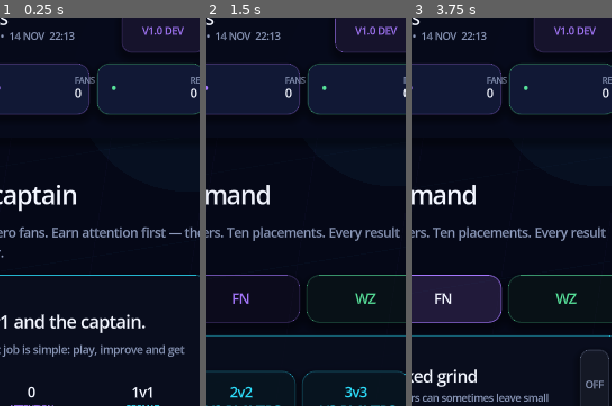
Above: before the commit, frames 1-3 (left to right).
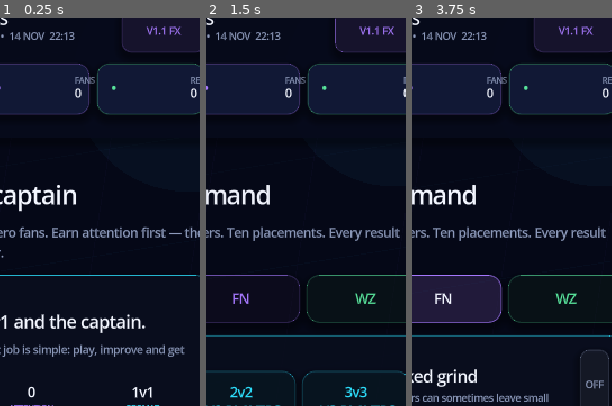
Above: after the commit, the same moments.

Repository: JasonTSKowner/E-Sport-Empire
Game: Godot game, scene res://scenes/Main.tscn
Two runs of this game, one before a commit and one after it. Both use one fixed random seed, a clock stepped at 60 frames per second and the inputs below.
Inputs:
- Up to frame 1 (0.25 s): no input
- Up to frame 2 (1.5 s): click "03 PLAY" at 0.5 s; click "03 PLAY" at 1.25 s
- Up to frame 3 (3.75 s): click "03 PLAY" at 2 s; click "RL" at 2.75 s; click "FN" at 3.5 s
The pictures show only the part of the screen within x 41-91%, y 2-52%; the shares and areas given below are measured in that part.

The runs differ from the first frame. In frame 1, 0.3% of the frame differs, in the area x 71-92%, y 2-5%; in frame 2, 0.3%, in the area x 74-96%, y 2-5%; in frame 3, 0.3%.

Commit message:
v1.1: bump UI and FX overhaul version

Diff:
--- a/scripts/app_config.gd
+++ b/scripts/app_config.gd
@@ -2,9 +2,9 @@
 extends RefCounted
 
 const APP_NAME := "E-Sport Empire"
-const VERSION := "1.0.0-foundation"
-const VERSION_BADGE := "V1.0 DEV"
-const BUILD_CHANNEL := "FOUNDATION"
+const VERSION := "1.1.0-ui-fx"
+const VERSION_BADGE := "V1.1 FX"
+const BUILD_CHANNEL := "UI_FX_OVERHAUL"
 const DEFAULT_PAGE := "home"
 
 const NAV_ENTRIES := [
